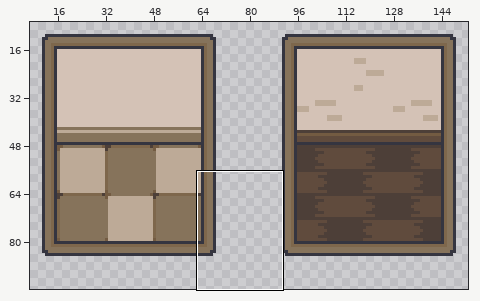
Edited in one commit: sprite sheet (all art/Neko Office Asset Pack/neko-office-tileset.png). The picture above shows the old version from afar; the outline marks the close-up.
Close-up. The starting point:
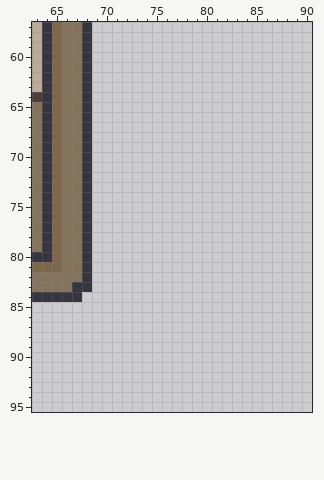
The file is 320x192 pixels, drawn in blocks of 2x2; one block is one cell here. Shown: x 63..90, y 57..95. The wide view leaves out empty margins.
The result:
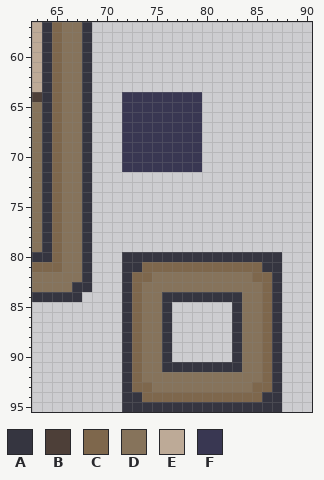
Palette (. is transparent): A #353540  B #4d3f38  C #7e674c  D #86735b  E #bdaa97  F #393752
Diff:
Colour A is added in row 80 at x 72 to 87; in row 81 at x 72 to 73 and 86 to 87; in rows 82 to 83 at x 72 and 87; in row 84 at x 72, 76 to 83 and 87; in rows 85 to 90 at x 72, 76, 83 and 87; in row 91 at x 72, 76 to 83 and 87.
Colour A is added in rows 92 to 93 at x 72 and 87; in row 94 at x 72 to 73 and 86 to 87; in row 95 at x 72 to 87.
Colour C is added in row 81 at x 74 to 85; in row 82 at x 73 to 74 and 85 to 86; in rows 83 to 92 at x 73 and 86; in row 93 at x 73 to 74 and 85 to 86; in row 94 at x 74 to 85.
Colour D is added in row 82 at x 75 to 84; in row 83 at x 74 to 85; in rows 84 to 91 at x 74 to 75 and 84 to 85; in row 92 at x 74 to 85; in row 93 at x 75 to 84.
Colour F is added in rows 64 to 71 at x 72 to 79.
